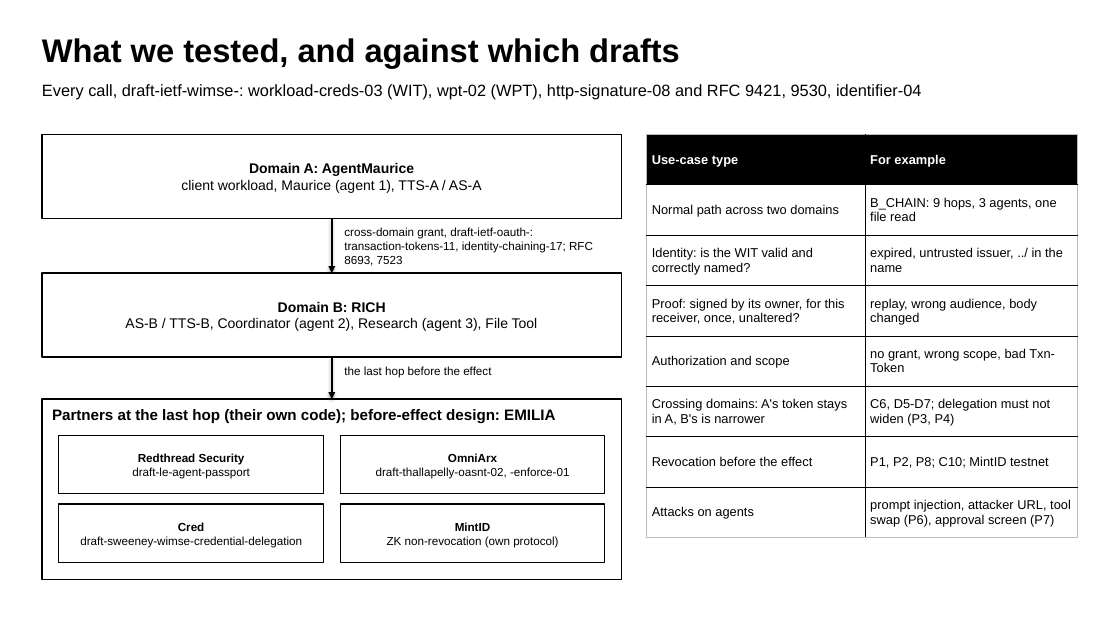
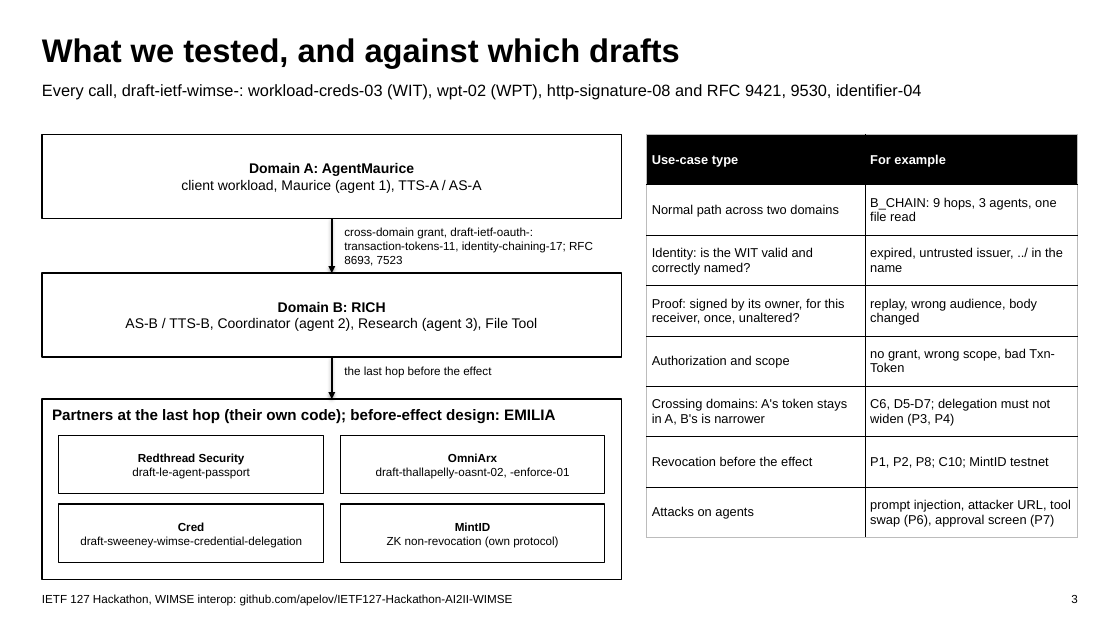
Before and after one commit to apelov/IETF127-Hackathon-AI2II-WIMSE, a slide deck: slide 3 of IETF127_WIMSE_Session.pptx. Drawn at 1120x630 pixels with LibreOffice and Linux fonts; fonts in the diff are those of the drawing. Boxes give left, top, right and bottom in pixels: in the first picture for what was removed or moved away, otherwise in the second. Text is boxed around its words. In the diff, an @@ line names an element or a change of style, - is before the commit and + after.

```diff
--- a/IETF127_WIMSE_Session.pptx
+++ b/IETF127_WIMSE_Session.pptx
@@ text added at <box>42,594,513,606</box>, 10 pt, text #000000 @@
+IETF 127 Hackathon, WIMSE interop: github.com/apelov/IETF127-Hackathon-AI2II-WIMSE
@@ text added at <box>1071,595,1077,603</box>, 10 pt, text #000000 @@
+3
```
Also in this commit, not shown: 12 other slides changed.
